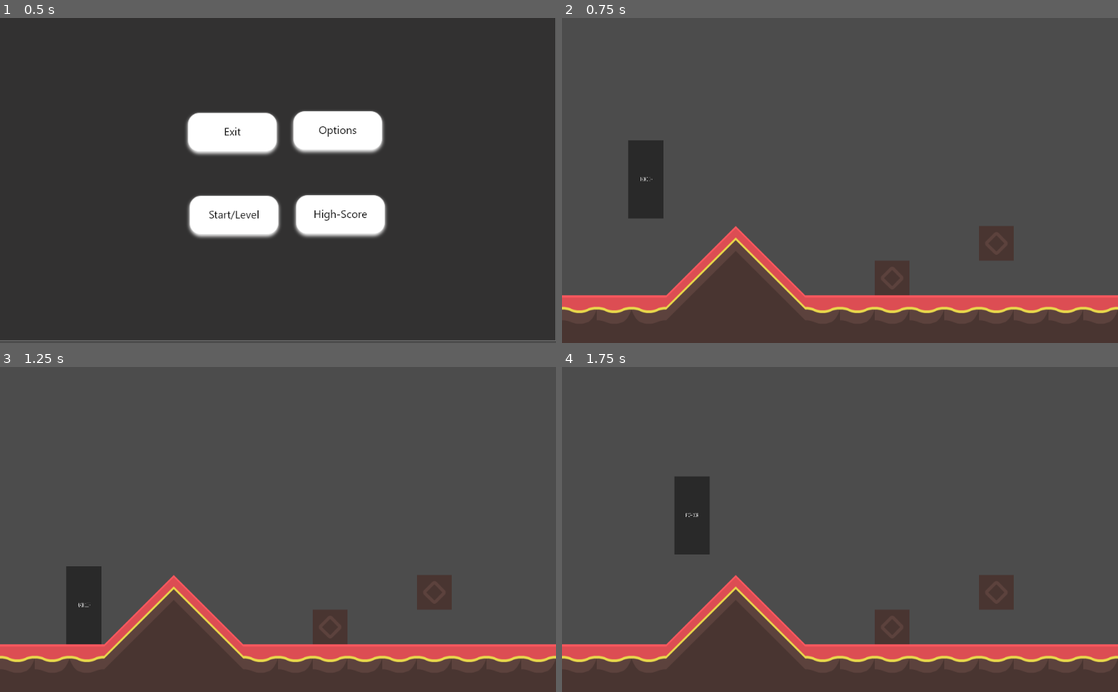
Above: before the commit, frames 1-4 (two rows, left to right).
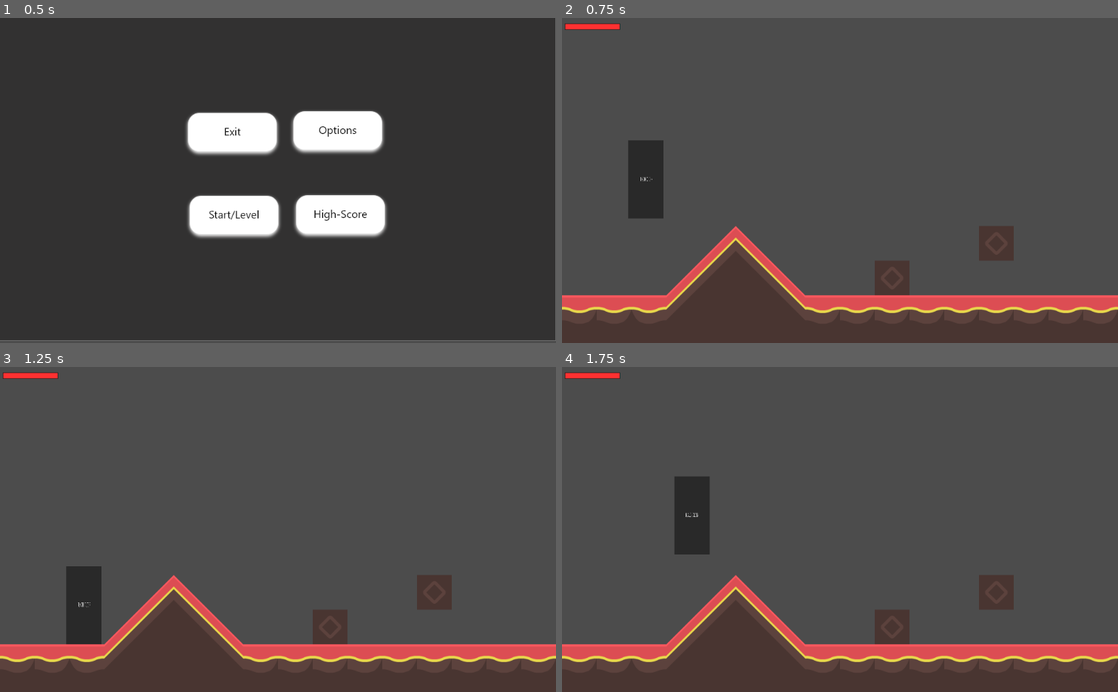
Above: after the commit, the same moments.

Repository: INF19IT2/2d-Jump-n-Run-SE
Game: Godot game, scene res://Scenes/MainScene/MainScene.tscn
Two runs of this game, one before a commit and one after it. Both use one fixed random seed, a clock stepped at 60 frames per second and the inputs below.
Inputs (mouse positions are in pixels of both pictures, inside the frame that each line leads up to):
- Up to frame 1 (0.5 s): no input
- Up to frame 2 (0.75 s): click (795, 216) at 0.5 s
- Up to frame 3 (1.25 s): no input
- Up to frame 4 (1.75 s): hold D (move_right) from 1.28 s (still down); tap W (move_up) at 1.52 s

Frame 1 is identical in both runs. In frame 2, 0.2% of the frame differs, in the area x 0-11%, y 1-4%; in frame 3, 0.2%; in frame 4, 0.2%, in the area x 0-25%, y 1-47%.

Commit message:
Added Lifebargraphic and some stats

Diff:
--- a/2d-Jump-n-Run-SE/Scenes/First_Level/First_Level.tscn
+++ b/2d-Jump-n-Run-SE/Scenes/First_Level/First_Level.tscn
@@ -1,8 +1,9 @@
-[gd_scene load_steps=4 format=2]
+[gd_scene load_steps=5 format=2]
 
 [ext_resource path="res://Scenes/First_Level/first_level_tileset.tres" type="TileSet" id=1]
 [ext_resource path="res://Scenes/PauseMenu/PaueMenu.tscn" type="PackedScene" id=2]
 [ext_resource path="res://Scenes/Objects/Player.tscn" type="PackedScene" id=3]
+[ext_resource path="res://Scenes/Objects/HealthBar.tscn" type="PackedScene" id=4]
 
 [node name="Node2D" type="Node2D"]
 
@@ -28,6 +29,8 @@
 limit_bottom = 600
 drag_margin_v_enabled = true
 
-[node name="CanvasLayer2" type="CanvasLayer" parent="."]
+[node name="PauseMenu" type="CanvasLayer" parent="."]
 
-[node name="PauseMenu" parent="CanvasLayer2" instance=ExtResource( 2 )]
+[node name="PauseMenu" parent="PauseMenu" instance=ExtResource( 2 )]
+
+[node name="HealthBar" parent="." instance=ExtResource( 4 )]
--- /dev/null
+++ b/2d-Jump-n-Run-SE/Scenes/Objects/HealthBar.tscn
@@ -0,0 +1,23 @@
+[gd_scene format=2]
+
+[node name="HealthBar" type="CanvasLayer"]
+
+[node name="Health" type="ColorRect" parent="."]
+margin_left = 5.0
+margin_top = 10.0
+margin_right = 107.0
+margin_bottom = 22.0
+color = Color( 0, 0, 0, 0.627451 )
+__meta__ = {
+"_edit_use_anchors_": false
+}
+
+[node name="Bar" type="ColorRect" parent="Health"]
+margin_left = 1.0
+margin_top = 1.0
+margin_right = 101.0
+margin_bottom = 11.0
+color = Color( 1, 0.196078, 0.196078, 1 )
+__meta__ = {
+"_edit_use_anchors_": false
+}
--- a/2d-Jump-n-Run-SE/Scenes/Objects/Player.tscn
+++ b/2d-Jump-n-Run-SE/Scenes/Objects/Player.tscn
@@ -14,4 +14,5 @@
 texture = ExtResource( 1 )
 
 [node name="CollisionShape2D" type="CollisionShape2D" parent="."]
+position = Vector2( 0, 0.420448 )
 shape = SubResource( 1 )
--- a/2d-Jump-n-Run-SE/Scripts/Player_Modell/Player_Script.gd
+++ b/2d-Jump-n-Run-SE/Scripts/Player_Modell/Player_Script.gd
@@ -4,6 +4,13 @@
 export var speed : int = 200
 export var jumpForce : int = 500
 export var gravity : int = 800
+
+# Player stats
+var health : int = 100
+var health_max : int = 100
+var health_reg : int = 1
+
+signal player_stats_changed
 
 var velocity = Vector2()
 
